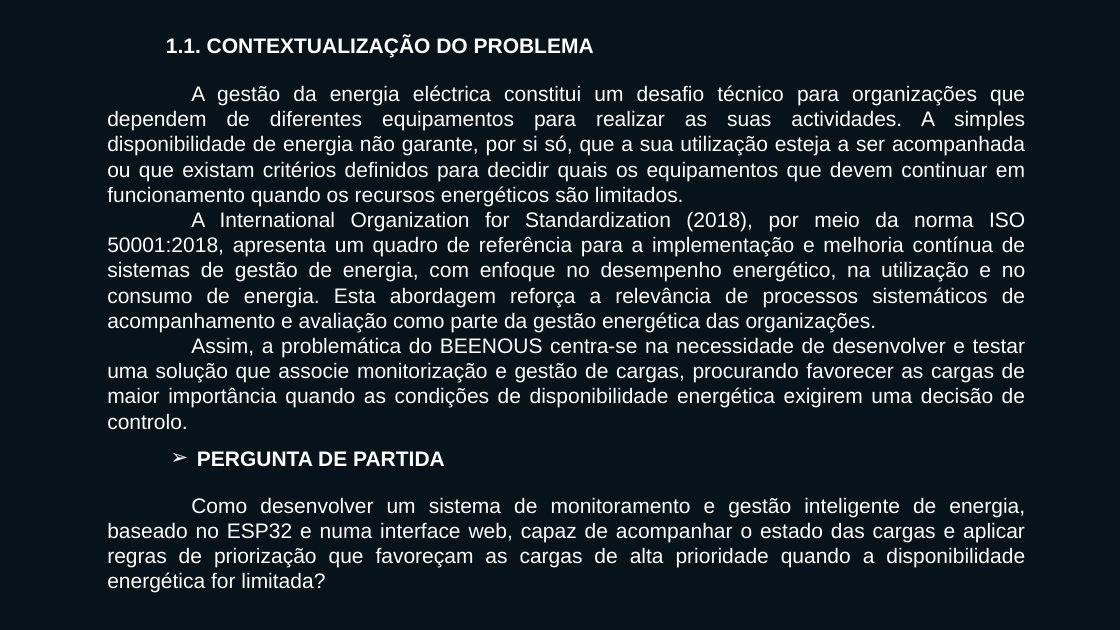
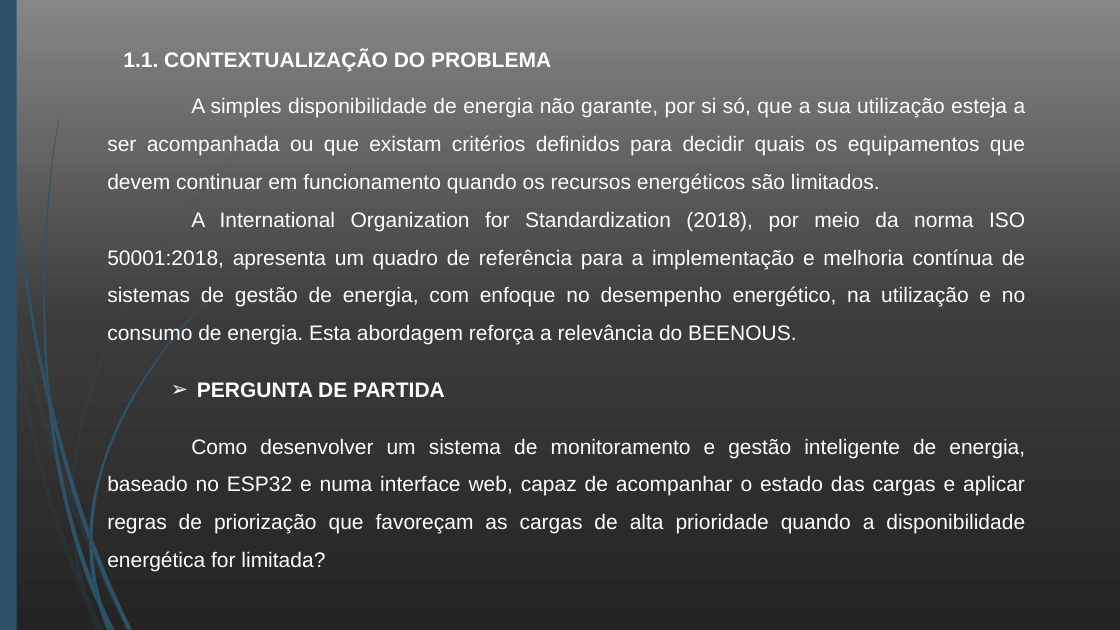
Before and after one commit to antoniosabino2026/BEENOUS, a slide deck: slide 4 of TCC/SLIDES/BEENOUS-Better-Energy-Efficiency.pptx. Drawn at 1120x630 pixels with LibreOffice and Linux fonts; fonts in the diff are those of the drawing. Boxes give left, top, right and bottom in pixels: in the first picture for what was removed or moved away, otherwise in the second. Text is boxed around its words. In the diff, an @@ line names an element or a change of style, - is before the commit and + after.

```diff
--- a/TCC/SLIDES/BEENOUS-Better-Energy-Efficiency.pptx
+++ b/TCC/SLIDES/BEENOUS-Better-Energy-Efficiency.pptx
@@ background #07131B to gradient #242424 to #3B3B3B to #868686 @@
@@ rectangle added at (0, 0, 17, 630), fill #2E5369 @@
@@ text "1.1. CONTEXTUALIZAÇÃO DO PROBLEMA": place and size @@
-text "1.1. CONTEXTUALIZAÇÃO DO PROBLEMA" at (166, 36, 594, 57)
+text "1.1. CONTEXTUALIZAÇÃO DO PROBLEMA" at (123, 52, 551, 72)
@@ text at (107, 97, 1026, 345): text changed @@
-A gestão da energia eléctrica constitui um desafio técnico para organizações que dependem de diferentes equipamentos para realizar as suas actividades. A simples disponibilidade de energia não garante, por si só, que a sua utilização esteja a ser acompanhada ou que existam critérios definidos para decidir quais os equipamentos que devem continuar em funcionamento quando os recursos energéticos são limitados.
-A International Organization for Standardization (2018), por meio da norma ISO 50001:2018, apresenta um quadro de referência para a implementação e melhoria contínua de sistemas de gestão de energia, com enfoque no desempenho energético, na utilização e no consumo de energia. Esta abordagem reforça a relevância de processos sistemáticos de acompanhamento e avaliação como parte da gestão energética das organizações.
-Assim, a problemática do BEENOUS centra-se na necessidade de desenvolver e testar uma solução que associe monitorização e gestão de cargas, procurando favorecer as cargas de maior importância quando as condições de disponibilidade energética exigirem uma decisão de controlo.
+A simples disponibilidade de energia não garante, por si só, que a sua utilização esteja a ser acompanhada ou que existam critérios definidos para decidir quais os equipamentos que devem continuar em funcionamento quando os recursos energéticos são limitados.
+A International Organization for Standardization (2018), por meio da norma ISO 50001:2018, apresenta um quadro de referência para a implementação e melhoria contínua de sistemas de gestão de energia, com enfoque no desempenho energético, na utilização e no consumo de energia. Esta abordagem reforça a relevância do BEENOUS.
@@ text "PERGUNTA DE PARTIDA": place and size @@
-text "PERGUNTA DE PARTIDA" at (197, 451, 445, 467)
+text "PERGUNTA DE PARTIDA" at (197, 382, 445, 397)
@@ text "Como desenvolver um sistema de ...": place and size @@
-text "Como desenvolver um sistema de ..." at (107, 497, 1025, 593)
+text "Como desenvolver um sistema de ..." at (107, 438, 1025, 572)
@@ text "Como desenvolver um sistema de ..." at (107, 438, 1025, 572): line spacing 1 to 1.5 @@
@@ group added at (0, 129, 262, 630): 10 freeform shapes @@
@@ group added at (3, 0, 218, 630): 12 freeform shapes @@
```
Also in this commit, not shown: 7 other slides changed, 9 other files.
